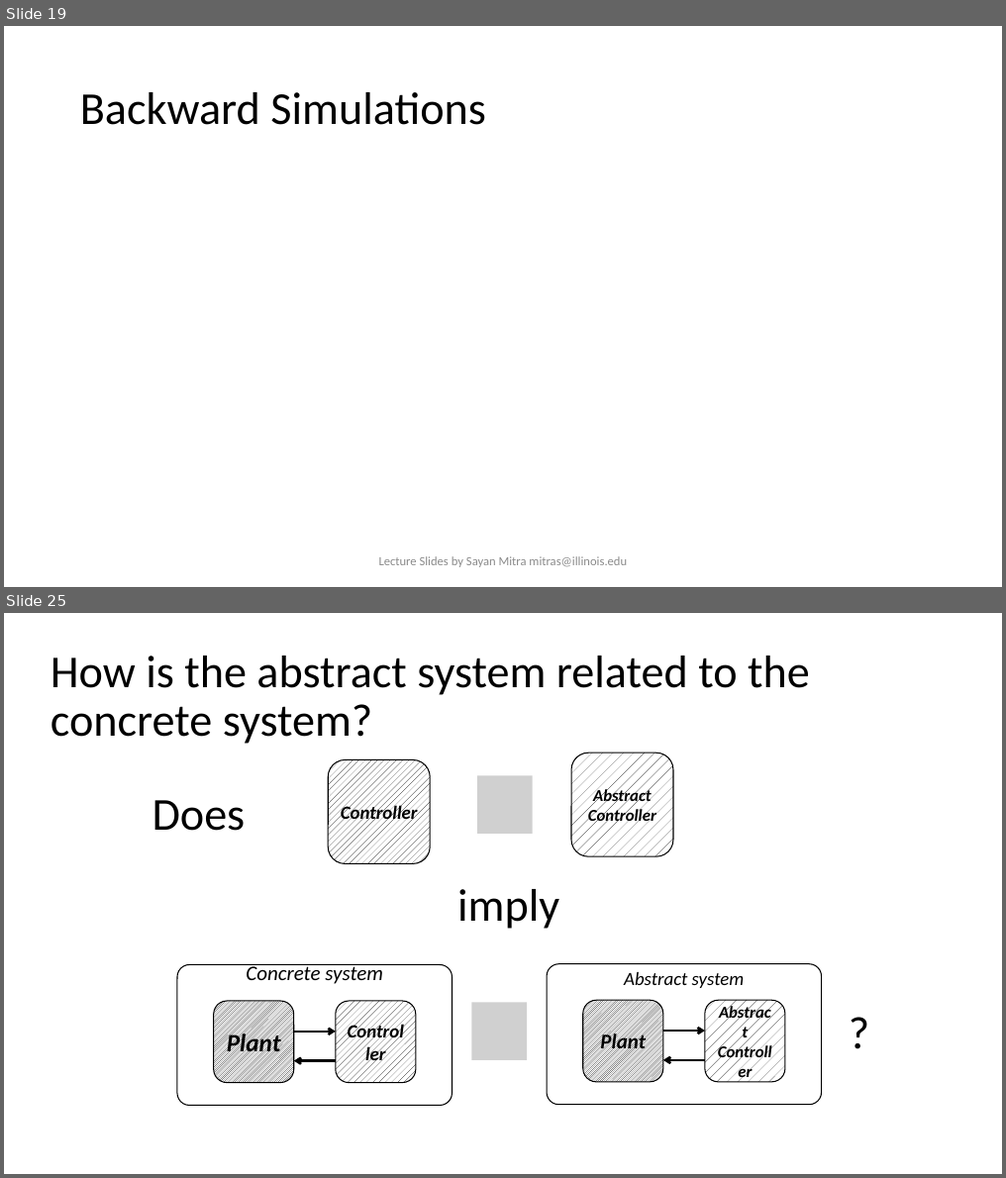
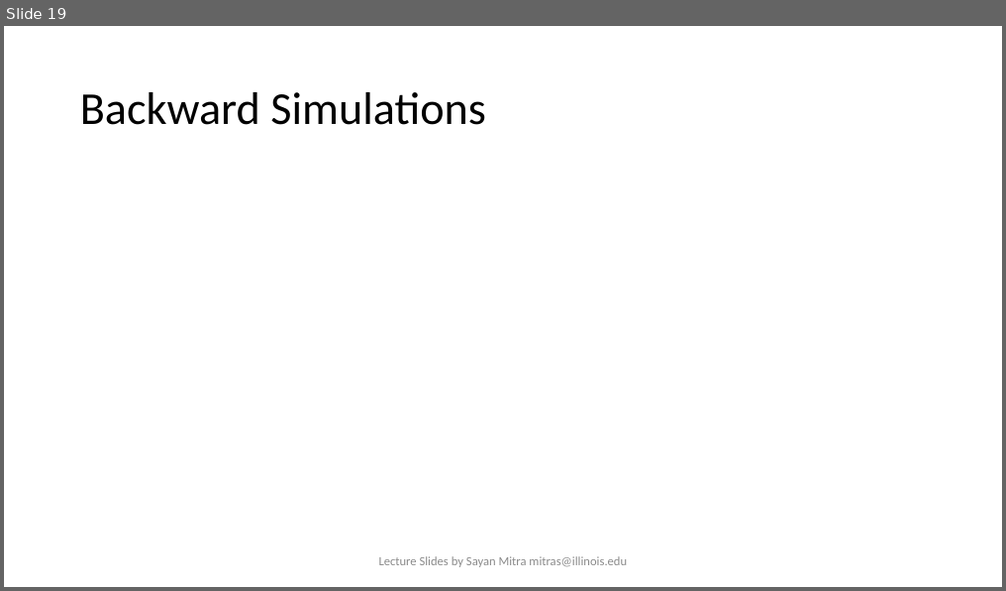
Before and after one commit to sayanmitracode/cpsbooksite, a slide deck: Slides/2025/L16_Abstractions.pptx. Shown one above the other, each under a label of ours: slides 19 and 25 before the commit, slide 19 after it; the slides between them are not shown. The pictures are 1006x1178 and 1006x591 pixels, drawn with LibreOffice and Linux fonts; fonts in the diff are those of the drawing; grey boxes stand for pictures. Boxes give left, top, right and bottom in pixels: in the first picture for what was removed or moved away, otherwise in the second. Text is boxed around its words. In the diff, an @@ line names an element or a change of style, - is before the commit and + after.

```diff
--- a/Slides/2025/L16_Abstractions.pptx
+++ b/Slides/2025/L16_Abstractions.pptx
@@ slide 25 removed at [4, 613, 1002, 1174], background #FFFFFF @@
@@ title removed at [51, 656, 810, 744] @@
-How is the abstract system related to the concrete system?
@@ rounded rectangle removed at [328, 760, 430, 863] @@
-Controller
@@ rounded rectangle removed at [571, 753, 673, 858] @@
-Abstract Controller
@@ picture removed at [477, 776, 533, 834] @@
@@ text removed at [152, 800, 246, 831] @@
-Does
@@ text removed at [457, 889, 559, 929] @@
-imply
@@ picture removed at [472, 1002, 528, 1059] @@
@@ group removed at [547, 964, 822, 1105]: 3 rounded rectangles, 2 arrows @@
-Abstract system
-Plant
-Abstract Controller
@@ text removed at [841, 999, 877, 1062] @@
-?
@@ group removed at [177, 964, 452, 1106]: 3 rounded rectangles, 2 arrows @@
-Concrete system
-Plant
-Controller
```
Also in this commit, not shown: 1 slide changed, 30 other slides removed, 6 other files.
